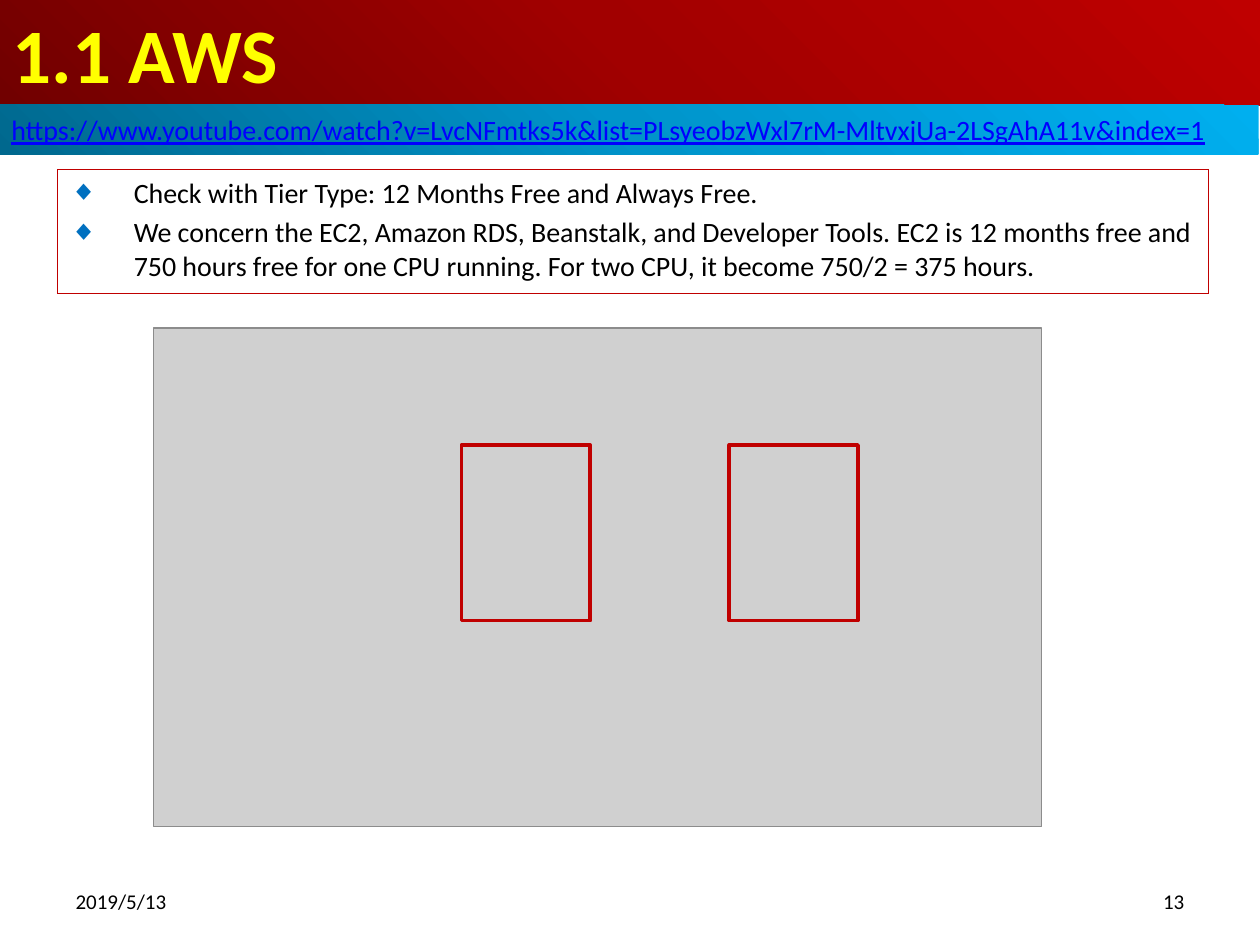
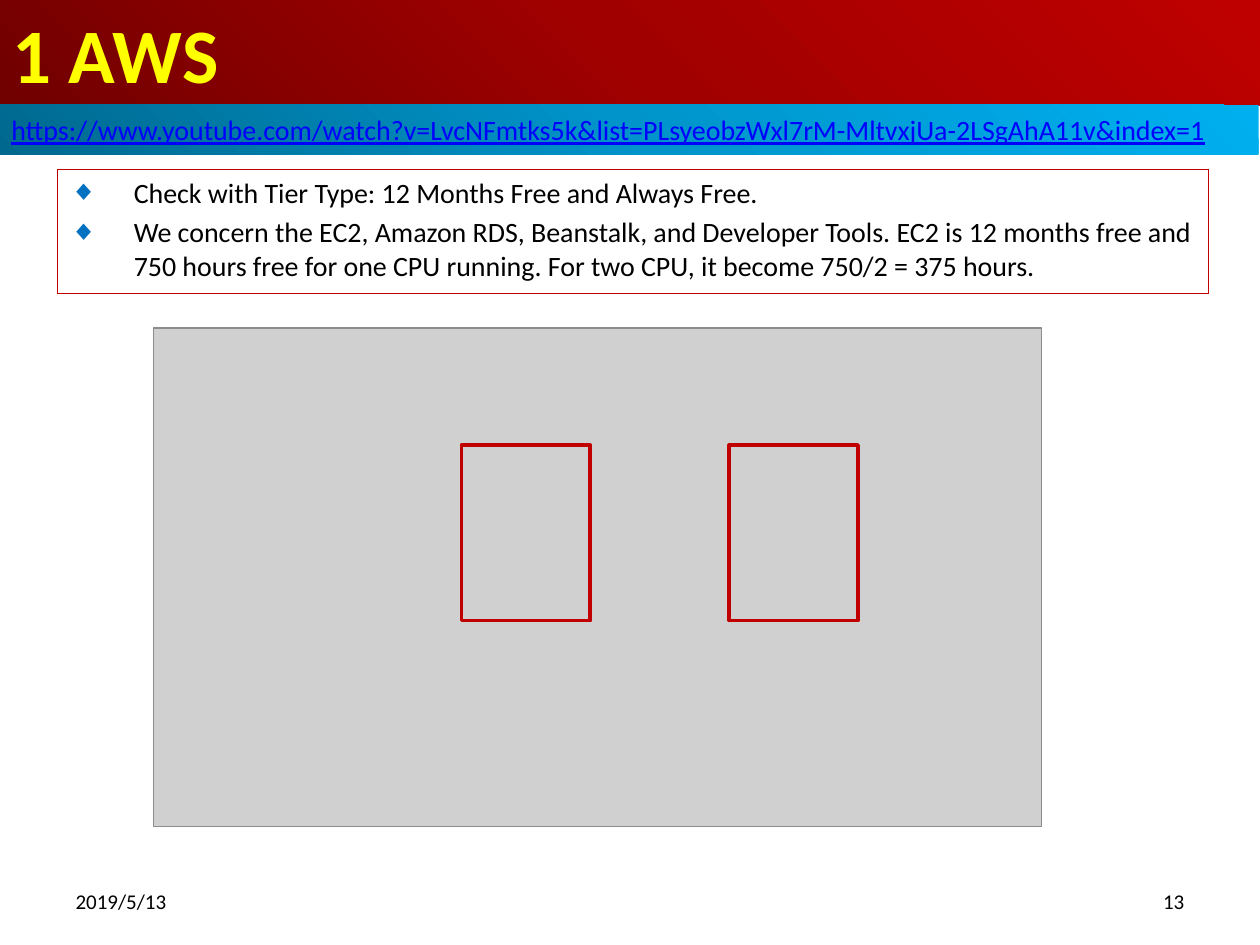
Before and after one commit to peterhchen/300-AWS-CodeStar-RDS, a slide deck: slide 13 of Ch01_AWS_Overview.pptx. Drawn at 1260x945 pixels with LibreOffice and Linux fonts; fonts in the diff are those of the drawing; grey boxes stand for pictures. Boxes give left, top, right and bottom in pixels: in the first picture for what was removed or moved away, otherwise in the second. Text is boxed around its words. In the diff, an @@ line names an element or a change of style, - is before the commit and + after.

```diff
--- a/Ch01_AWS_Overview.pptx
+++ b/Ch01_AWS_Overview.pptx
@@ title at box(13, 32, 219, 84): text changed @@
-1.1 AWS
+1 AWS
```
Also in this commit, not shown: 13 other slides changed, 1 other file.
